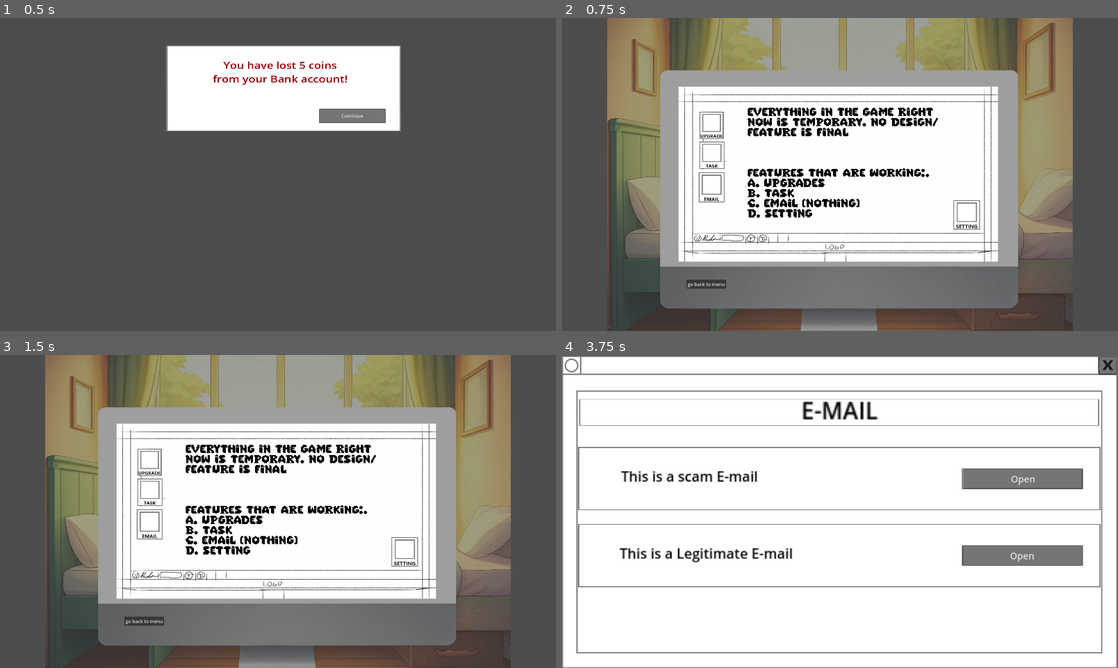
Above: before the commit, frames 1-4 (two rows, left to right).
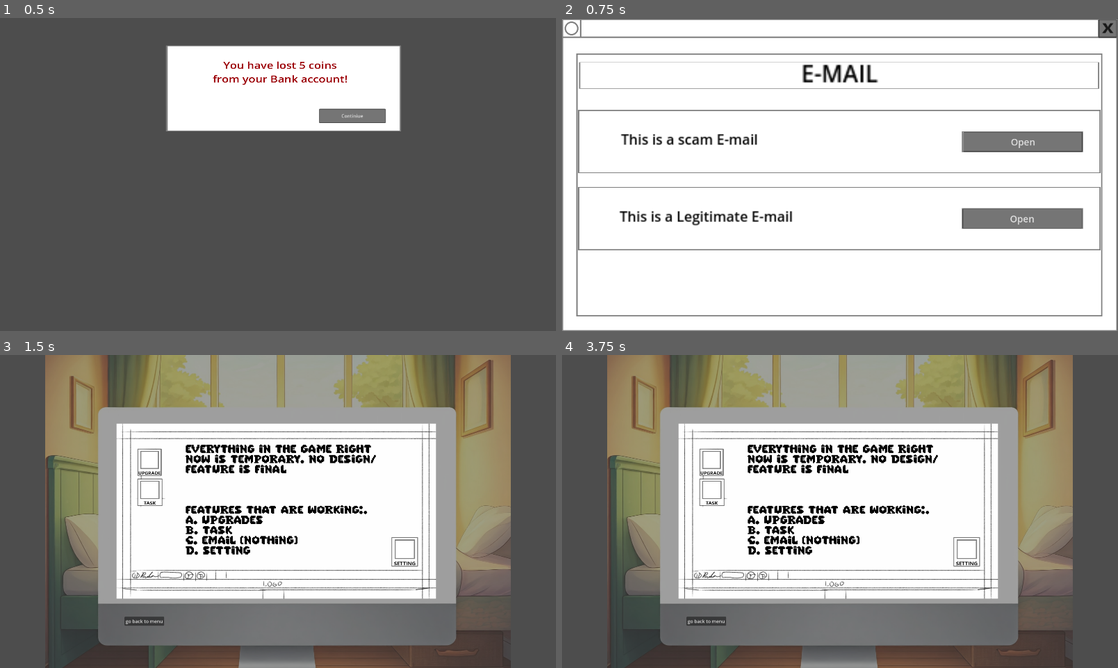
Above: after the commit, the same moments.

Repository: Bulaong-RuznielM/PhishSim---ANZUELO
Game: Godot game, scene res://SCENES/Sub/scam_agree.tscn
Same seed, same stepped clock (60 frames per second), same inputs: the game is played once before the commit and once after it. This scene is started directly instead of the project's main scene.
Inputs (mouse positions are in pixels of both pictures, inside the frame that each line leads up to):
- Up to frame 1 (0.5 s): no input
- Up to frame 2 (0.75 s): click "Continiue" at 0.5 s
- Up to frame 3 (1.5 s): click (544, 364) at 1.27 s
- Up to frame 4 (3.75 s): click (712, 492) at 2 s; click (1106, 364) at 2.75 s; click (712, 524) at 3.52 s

Frame 1 is identical in both runs. In frame 2, 75% of the frame differs, in the area x 0-100%, y 0-100%; in frame 3, 0.2%; in frame 4, 75%.

Commit message:
Added email func

Diff:
--- a/SCENES/Main/Game.tscn
+++ b/SCENES/Main/Game.tscn
@@ -1,11 +1,10 @@
-[gd_scene load_steps=9 format=3 uid="uid://0r27r2r5msub"]
+[gd_scene load_steps=8 format=3 uid="uid://0r27r2r5msub"]
 
 [ext_resource type="Texture2D" uid="uid://dcmppo5daehm3" path="res://ASSETS/miscellaneous/BACKGROUND.jpg" id="1_lyl00"]
 [ext_resource type="Texture2D" uid="uid://brttk0nyik33q" path="res://ASSETS/windows/MAIN START.jpg" id="2_fq1uo"]
 [ext_resource type="Script" path="res://Scripts/windows_buttons.gd" id="3_qnqtk"]
 [ext_resource type="Texture2D" uid="uid://uaide1why5oe" path="res://ASSETS/icons/windows_border - Copy (3) - Copy - Copy.png" id="4_vpjab"]
 [ext_resource type="Texture2D" uid="uid://b74t45ak3kdrt" path="res://ASSETS/icons/windows_border - Copy (2) - Copy - Copy.png" id="5_qisv7"]
-[ext_resource type="Texture2D" uid="uid://bnu6c215f35s5" path="res://ASSETS/icons/windows_border - Copy (5) - Copy - Copy.png" id="6_qfmiy"]
 [ext_resource type="Texture2D" uid="uid://cejuqdp0jpmsr" path="res://ASSETS/icons/windows_border - Copy (4) - Copy - Copy.png" id="7_smah1"]
 [ext_resource type="FontFile" uid="uid://2t3fwfyco16d" path="res://FONTS/super-pixel-font/SuperPixel-m2L8j.ttf" id="8_gqawu"]
 
@@ -52,15 +51,6 @@
 scale = Vector2(0.716955, 0.676655)
 icon = ExtResource("5_qisv7")
 
-[node name="EMAIL" type="Button" parent="WindowsButtons"]
-layout_mode = 0
-offset_left = -488.0
-offset_top = -8.0
-offset_right = -367.0
-offset_bottom = 133.0
-scale = Vector2(0.736425, 0.742107)
-icon = ExtResource("6_qfmiy")
-
 [node name="SETTINGS" type="Button" parent="WindowsButtons"]
 layout_mode = 0
 offset_left = 392.0
@@ -100,6 +90,5 @@
 
 [connection signal="pressed" from="WindowsButtons/UPGRADES" to="WindowsButtons" method="_on_upgrades_pressed"]
 [connection signal="pressed" from="WindowsButtons/TASKS" to="WindowsButtons" method="_on_tasks_pressed"]
-[connection signal="pressed" from="WindowsButtons/EMAIL" to="WindowsButtons" method="_on_email_pressed"]
 [connection signal="pressed" from="WindowsButtons/SETTINGS" to="WindowsButtons" method="_on_settings_pressed"]
 [connection signal="pressed" from="WindowsButtons/quit" to="WindowsButtons" method="_on_quit_pressed"]
--- a/SCENES/Main/Task.tscn
+++ b/SCENES/Main/Task.tscn
@@ -73,10 +73,10 @@
 
 [node name="Label2" type="Label" parent="TaskUI/ScrollContainer/HBoxContainer/Task_1"]
 layout_mode = 0
-offset_left = 25.8637
-offset_top = 207.406
-offset_right = 485.864
-offset_bottom = 251.406
+offset_left = 20.8899
+offset_top = 178.349
+offset_right = 480.89
+offset_bottom = 222.349
 theme_override_colors/font_color = Color(0, 0, 0, 1)
 theme_override_colors/font_shadow_color = Color(0, 0, 0, 1)
 theme_override_colors/font_outline_color = Color(0, 0, 0, 1)
@@ -118,8 +118,9 @@
 theme_override_colors/font_color = Color(0, 0, 0, 1)
 theme_override_colors/font_shadow_color = Color(0, 0, 0, 1)
 theme_override_colors/font_outline_color = Color(0, 0, 0, 1)
-theme_override_font_sizes/font_size = 66
-text = "Coming Soon"
+theme_override_font_sizes/font_size = 36
+text = "Check my Emails for me"
+autowrap_mode = 2
 
 [node name="Task_3" type="TextureRect" parent="TaskUI/ScrollContainer/HBoxContainer"]
 unique_name_in_owner = true
@@ -389,6 +390,7 @@
 
 [connection signal="pressed" from="Button" to="." method="_on_button_pressed"]
 [connection signal="pressed" from="TaskUI/ScrollContainer/HBoxContainer/Task_1/Task_1" to="TaskUI" method="_on_task_1_pressed"]
+[connection signal="pressed" from="TaskUI/ScrollContainer/HBoxContainer/Task_2/Task_2" to="TaskUI" method="_on_task_2_pressed"]
 [connection signal="pressed" from="ShowTask_2" to="TaskUI" method="_on_show_task_2_pressed"]
 [connection signal="pressed" from="HideTask_2" to="TaskUI" method="_on_hide_task_2_pressed"]
 [connection signal="pressed" from="ShowAllTasks" to="TaskUI" method="_on_show_all_tasks_pressed"]
--- a/SCENES/Sub/legit_report_continiue.gd
+++ b/SCENES/Sub/legit_report_continiue.gd
@@ -4,4 +4,4 @@
 
 
 func _on_pressed() -> void:
-	get_tree().change_scene_to_file("res://SCENES/Main/Game.tscn")
+	get_tree().change_scene_to_file("res://SCENES/Sub/emailtask.tscn")
--- a/Scripts/task_ui.gd
+++ b/Scripts/task_ui.gd
@@ -3,7 +3,8 @@
 func _on_task_1_pressed() -> void:
 	get_tree().change_scene_to_file("res://SCENES/Sub/Task_1.tscn")
 
-
+func _on_task_2_pressed() -> void:
+	get_tree().change_scene_to_file("res://SCENES/Sub/emailtask.tscn")
 
 func _on_hide_task_2_pressed() -> void:
 	%Task_2.visible = false
--- a/continiue_report.gd
+++ b/continiue_report.gd
@@ -3,4 +3,4 @@
 
 
 func _on_pressed() -> void:
-	get_tree().change_scene_to_file("res://SCENES/Main/Game.tscn")
+	get_tree().change_scene_to_file("res://SCENES/Sub/emailtask.tscn")
